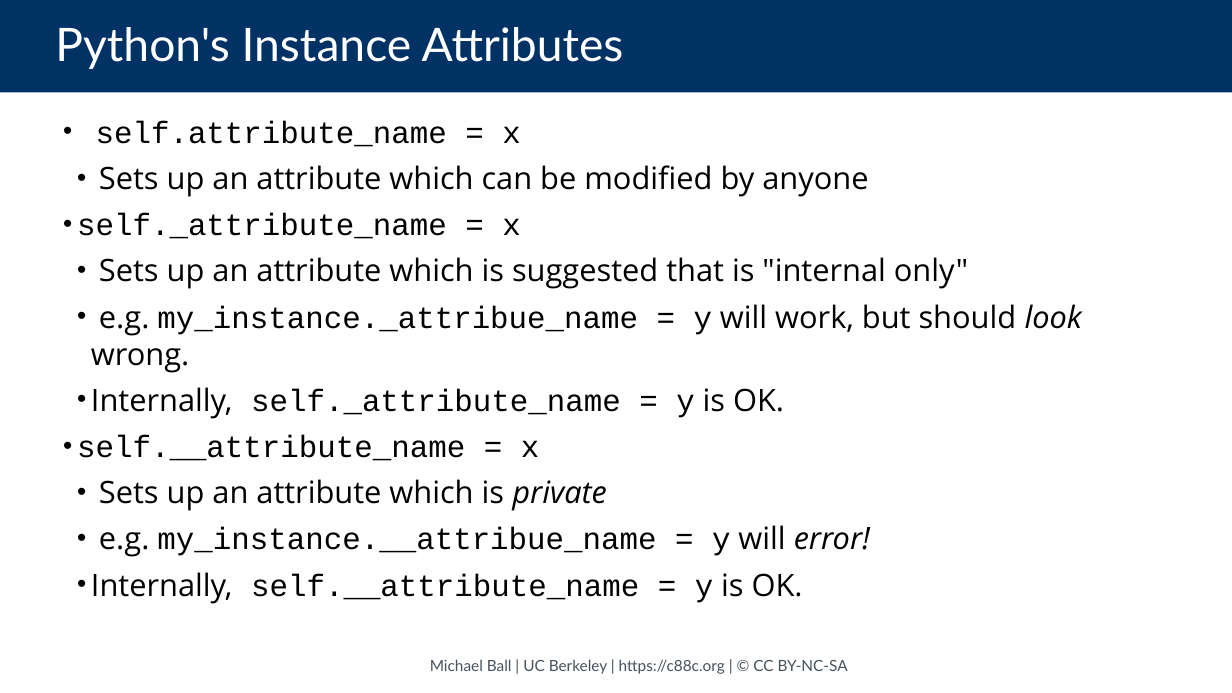
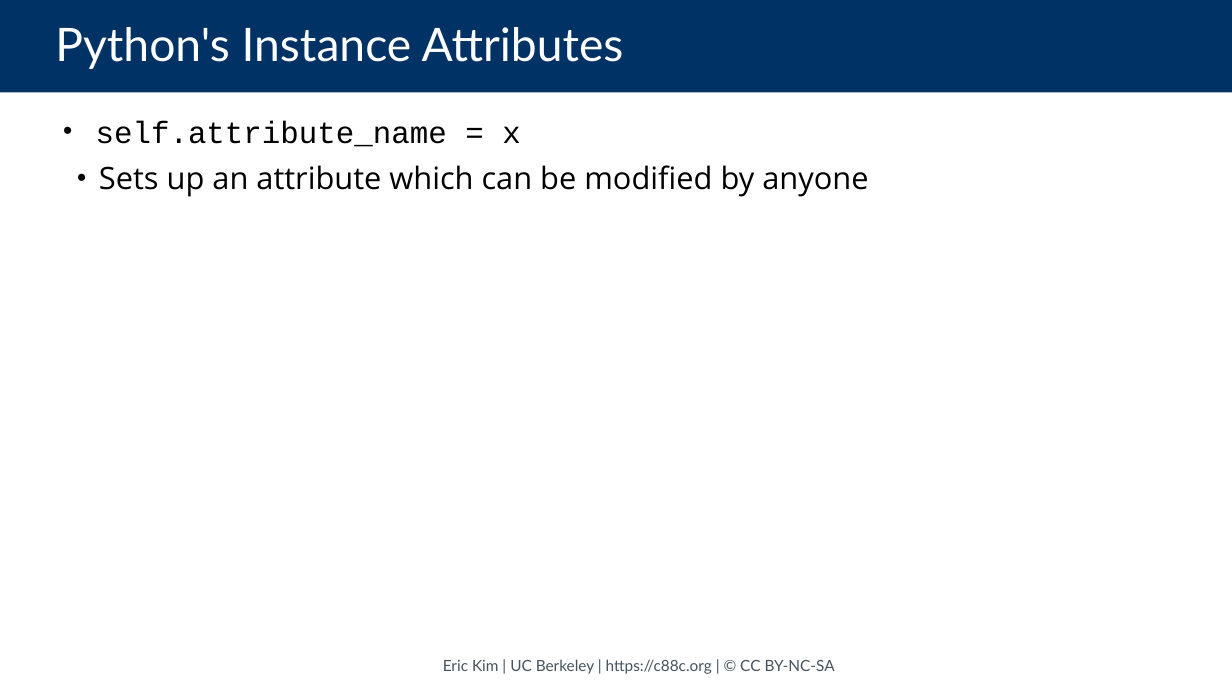
Before and after one commit to cs88-website/su24, a slide deck: slide 8 of assets/slides/su24/15-OOP_II.pptx (slide 5 before the commit). Drawn at 1232x693 pixels with LibreOffice and Linux fonts; fonts in the diff are those of the drawing. Boxes give left, top, right and bottom in pixels: in the first picture for what was removed or moved away, otherwise in the second. Text is boxed around its words. In the diff, an @@ line names an element or a change of style, - is before the commit and + after.

```diff
--- a/assets/slides/su24/15-OOP_II.pptx
+++ b/assets/slides/su24/15-OOP_II.pptx
@@ text at (x1=77, y1=213, x2=1082, y2=604): paragraphs removed @@
-• self._attribute_name = x
-  • Sets up an attribute which is suggested that is "internal only"
-  • e.g. my_instance._attribue_name = y will work, but should look wrong.
-  • Internally, self._attribute_name = y is OK.
-• self.__attribute_name = x
-  • Sets up an attribute which is private
-  • e.g. my_instance.__attribue_name = y will error!
-  • Internally, self.__attribute_name = y is OK.
@@ text at (x1=443, y1=659, x2=835, y2=674): text changed @@
-Michael Ball | UC Berkeley | https://c88c.org | © CC BY-NC-SA
+Eric Kim | UC Berkeley | https://c88c.org | © CC BY-NC-SA
```
Also in this commit, not shown: 12 other slides changed, 9 slides added, 2 slides removed, 11 other files.
